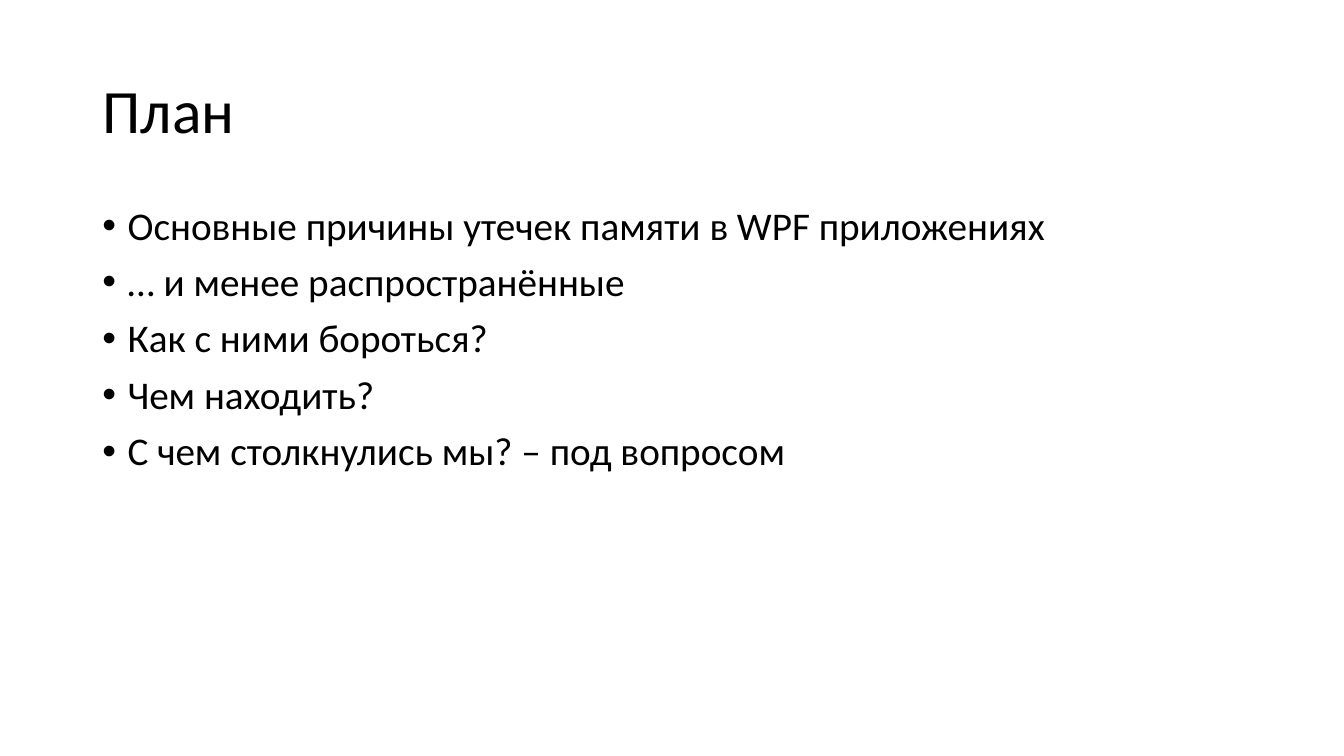
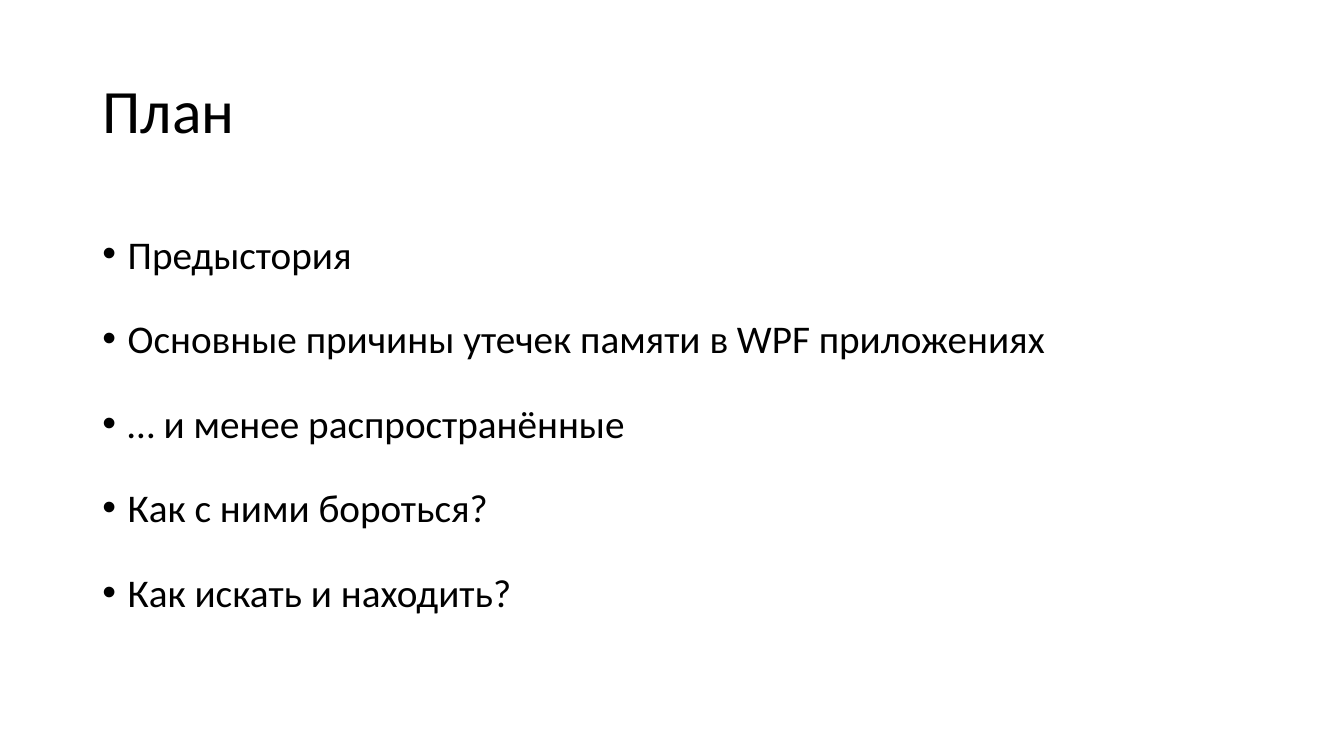
Before and after one commit to Talrandel/MemoryLeak, a slide deck: slide 2 of Утечки памяти.pptx. Drawn at 1344x756 pixels with LibreOffice and Linux fonts; fonts in the diff are those of the drawing. Boxes give left, top, right and bottom in pixels: in the first picture for what was removed or moved away, otherwise in the second. Text is boxed around its words. In the diff, an @@ line names an element or a change of style, - is before the commit and + after.

```diff
--- a/Утечки памяти.pptx
+++ b/Утечки памяти.pptx
@@ text at [128,244,352,276]: paragraph added @@
+• Предыстория
@@ text at [128,327,1045,529]: line spacing 0.9 to 1.5 @@
@@ text at [128,580,511,614]: text changed @@
-• Чем находить?
-• С чем столкнулись мы? – под вопросом
+• Как искать и находить?
```
Also in this commit, not shown: 6 other slides changed, 10 slides added, 1 slide removed, 30 other files.
